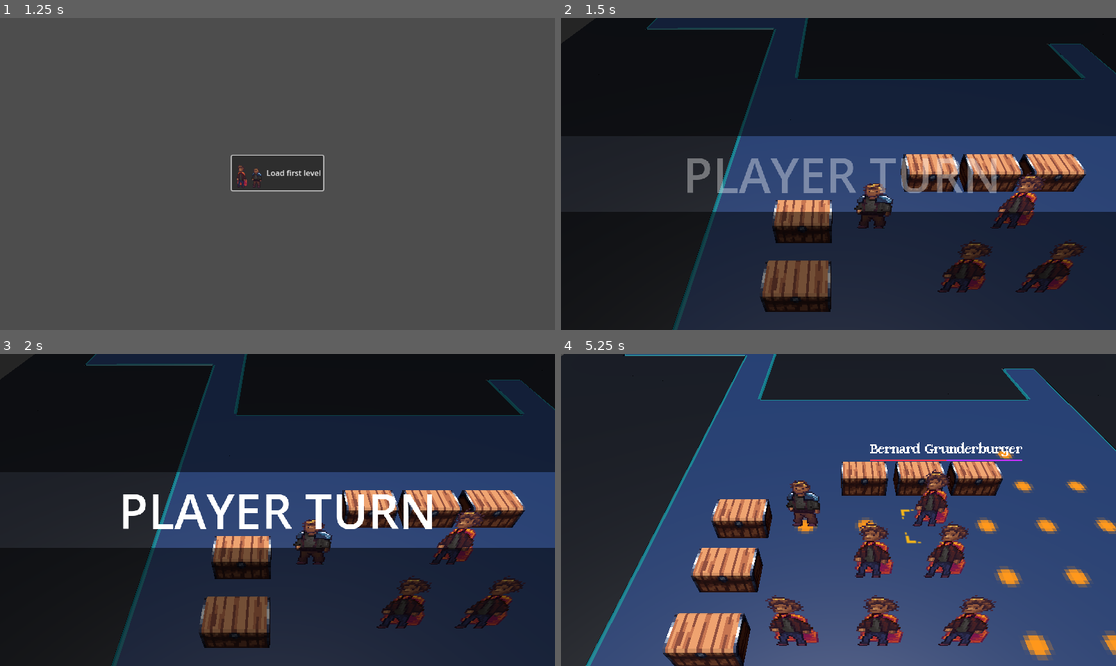
Above: before the commit, frames 1-4 (two rows, left to right).
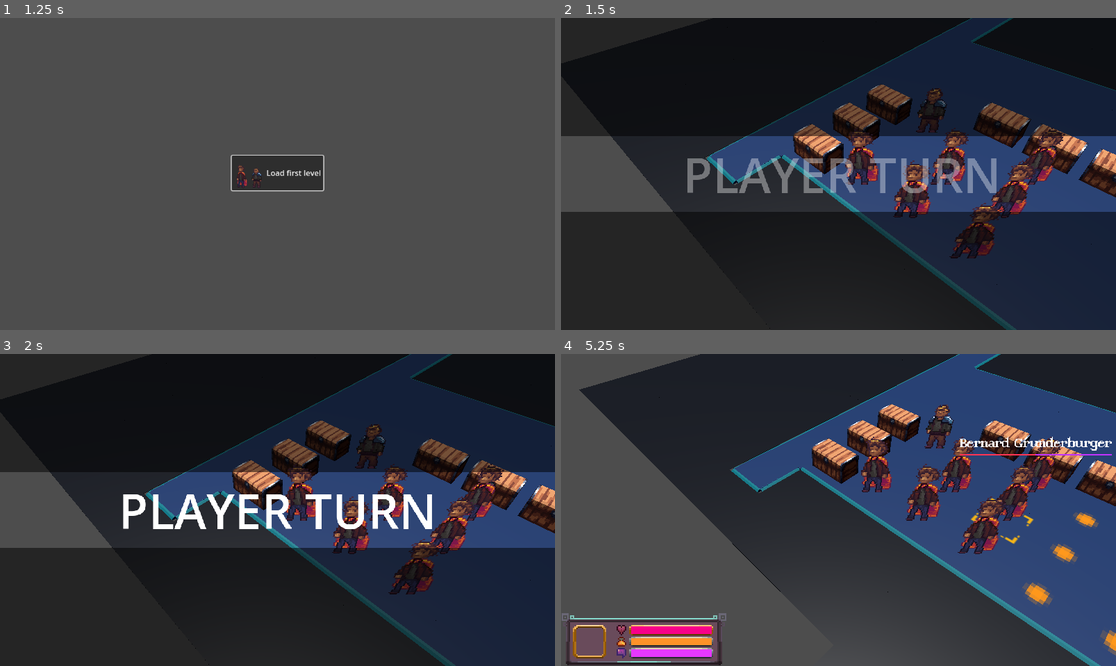
Above: after the commit, the same moments.

Repository: alanhaugen/bachelor-inn
Game: Godot game, scene res://scenes/UI/mainmenu.tscn
Same seed, same stepped clock (60 frames per second), same inputs: the game is played once before the commit and once after it.
Inputs (mouse positions are in pixels of both pictures, inside the frame that each line leads up to):
- Up to frame 1 (1.25 s): move the mouse to (399, 158) at 0.52 s; hold Right (pan_right) from 0.53 s (still down); click (399, 158) at 0.67 s
- Up to frame 2 (1.5 s): release Right (pan_right) at 1.25 s; click "Load first level" at 1.25 s
- Up to frame 3 (2 s): no input
- Up to frame 4 (5.25 s): drag from (727, 525) to (810, 572) at 2.02 s; tap Enter at 2.75 s; move the mouse to (894, 441) at 2.77 s; hold Right (pan_right) 2.78-3.5 s; hold Space (selected) 2.78-3.5 s; click (894, 441) at 2.92 s; drag from (810, 572) to (672, 463) at 3.52 s; tap Space (selected) at 4.25 s; move the mouse to (1005, 556) at 4.27 s; hold Left (pan_left) 4.28-5 s; hold Space (selected) 4.28-5 s; click (1005, 556) at 4.42 s; drag from (672, 463) to (755, 432) at 5.02 s

Frame 1 is identical in both runs. In frame 2, 43% of the frame differs, in the area x 0-100%, y 0-100%; in frame 3, 41%; in frame 4, 68%.

Commit message:
Rotated camera 45 degrees in y

Diff:
--- a/scenes/UI/Pop_Up_WIP.tscn
+++ b/scenes/UI/Pop_Up_WIP.tscn
@@ -27,10 +27,6 @@
 [node name="GUI_POPUP" type="Control"]
 layout_mode = 3
 anchors_preset = 0
-offset_left = -550.0
-offset_top = 221.0
-offset_right = -550.0
-offset_bottom = 221.0
 script = ExtResource("1_0a5f3")
 
 [node name="Background" type="NinePatchRect" parent="."]
--- a/scenes/levels/firstLevel.tscn
+++ b/scenes/levels/firstLevel.tscn
@@ -50,7 +50,7 @@
 }
 
 [node name="Camera3D" type="Camera3D" parent="."]
-transform = Transform3D(1, 0, 0, 0, 0.70710677, 0.70710677, 0, -0.70710677, 0.70710677, -5.99705, 8.331018, 2.948822)
+transform = Transform3D(0.70710677, -0.49999994, 0.49999994, 0, 0.7071067, 0.7071067, -0.70710677, -0.49999994, 0.49999994, 0, 8.331, 7)
 environment = SubResource("Environment_hm5u0")
 current = true
 fov = 50.0
--- a/scripts/combat/map.gd
+++ b/scripts/combat/map.gd
@@ -27,7 +27,8 @@
 var selected_unit: Character = null;
 var selected_enemy_unit: Character = null;
 var move_popup: Control;
-var stat_popup: Control;
+var stat_popup_player: Control;
+var stat_popup_enemy: Control;
 
 
 const STATS_POPUP = preload("res://scenes/ui/Pop_Up_WIP.tscn")
@@ -205,7 +206,9 @@
 
 		if (selected_enemy_unit != null):
 			selected_enemy_unit.hide_ui();
-			stat_popup.hide();
+			stat_popup_enemy.hide();
+			if selected_unit == null:
+				stat_popup_player.hide();
 
 		# Get the tile clicked on
 		var pos :Vector3i = get_grid_cell_from_mouse();
@@ -235,20 +238,20 @@
 					var character_script: Character = selected_unit;
 					character_script.hide_ui();
 				selected_unit = get_unit(pos);
-				camera.position.x = selected_unit.position.x;
-				camera.position.z = selected_unit.position.z + 7.5;
+				camera.position.x = selected_unit.position.x + 4.5;
+				camera.position.z = selected_unit.position.z + 6.5;
 				if selected_unit is Character:
 					var character_script: Character = selected_unit;
 					character_script.show_ui();
-					if stat_popup is StatPopUp:
-						var stat_script: StatPopUp = stat_popup;
+					if stat_popup_player is StatPopUp:
+						var stat_script: StatPopUp = stat_popup_player;
 						stat_script.max_health = character_script.health;
 						stat_script.health = character_script.current_health;
 						stat_script.max_magic = character_script.magic;
 						stat_script.magic = character_script.current_magic;
 						stat_script.max_sanity = character_script.mind;
 						stat_script.sanity = character_script.current_sanity;
-						stat_popup.show();
+						stat_popup_player.show();
 		elif (movement_map.get_cell_item(pos) != GridMap.INVALID_CELL_ITEM):
 			active_move = Move.new(unit_pos, pos, player_code_done, units_map, selected_unit);
 			if (movement_map.get_cell_item(pos) == attack_code):
@@ -278,15 +281,15 @@
 			if selected_enemy_unit is Character:
 					var character_script: Character = selected_enemy_unit;
 					character_script.show_ui();
-					if stat_popup is StatPopUp:
-						var stat_script: StatPopUp = stat_popup;
+					if stat_popup_player is StatPopUp:
+						var stat_script: StatPopUp = stat_popup_player;
 						stat_script.max_health = character_script.health;
 						stat_script.health = character_script.current_health;
 						stat_script.max_magic = character_script.magic;
 						stat_script.magic = character_script.current_magic;
 						stat_script.max_sanity = character_script.mind;
 						stat_script.sanity = character_script.current_sanity;
-						stat_popup.show();
+						stat_popup_enemy.show();
 	#elif event is InputEventMouseMotion:
 	#	print("Mouse Motion at: ", event.position)
 
@@ -331,10 +334,17 @@
 	move_popup.hide();
 	Main.gui.add_child(move_popup);
 
-	stat_popup = STATS_POPUP.instantiate();
-	stat_popup.hide();
-	stat_popup.scale = Vector2(3,3);
-	Main.gui.add_child(stat_popup);
+	stat_popup_player = STATS_POPUP.instantiate();
+	stat_popup_player.hide();
+	stat_popup_player.scale = Vector2(3,3);
+	stat_popup_player.position = Vector2(-555, 235);
+	Main.gui.add_child(stat_popup_player);
+
+	stat_popup_enemy = STATS_POPUP.instantiate();
+	stat_popup_enemy.hide();
+	stat_popup_enemy.scale = Vector2(3,3);
+	stat_popup_enemy.position = Vector2(250, 235);
+	Main.gui.add_child(stat_popup_enemy);
 
 	turn_transition_animation_player.play();
 	#turn_transition.get_canvas().hide();
@@ -472,13 +482,13 @@
 	turn_transition.hide();
 
 	if Input.is_action_pressed("pan_right"):
-		camera.global_translate(Vector3(1,0,0) * camera_speed * delta);
+		camera.global_translate(Vector3(1,0,-1) * camera_speed * delta);
 	if Input.is_action_pressed("pan_left"):
-		camera.global_translate(Vector3(-1,0,0) * camera_speed * delta);
+		camera.global_translate(Vector3(-1,0,1) * camera_speed * delta);
 	if Input.is_action_pressed("pan_up"):
-		camera.global_translate(Vector3(0,0,-1) * camera_speed * delta);
+		camera.global_translate(Vector3(-1,0,-1) * camera_speed * delta);
 	if Input.is_action_pressed("pan_down"):
-		camera.global_translate(Vector3(0,0,1) * camera_speed * delta);
+		camera.global_translate(Vector3(1,0,1) * camera_speed * delta);
 	if Input.is_action_pressed("selected"):
 		pass;
 
@@ -529,8 +539,8 @@
 				var movement_speed :float = 0.05;
 				var dir :Vector3 = animation_path.front() - selected_unit.position;
 				selected_unit.position += dir.normalized() * movement_speed;# * delta);
-				camera.position.x = selected_unit.position.x;
-				camera.position.z = selected_unit.position.z + 7.5;
+				camera.position.x = selected_unit.position.x + 4.5;
+				camera.position.z = selected_unit.position.z + 6.5;
 				if (dir.x >= 0):
 					selected_unit.character.flip_h = true;
 				else:
